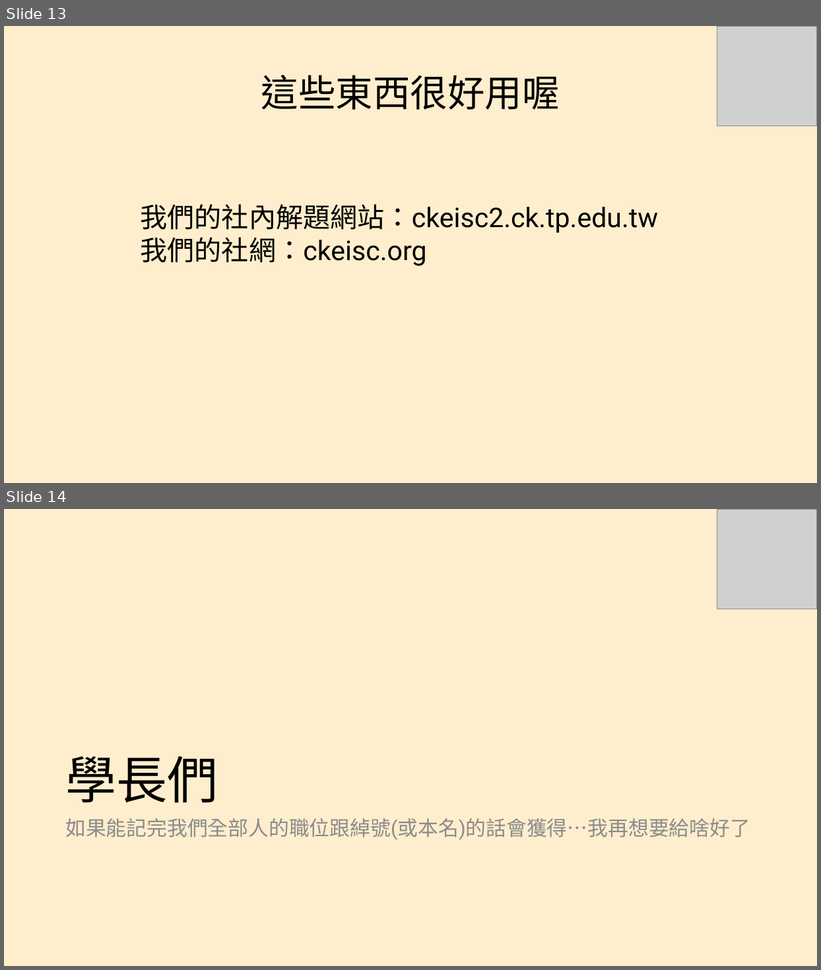
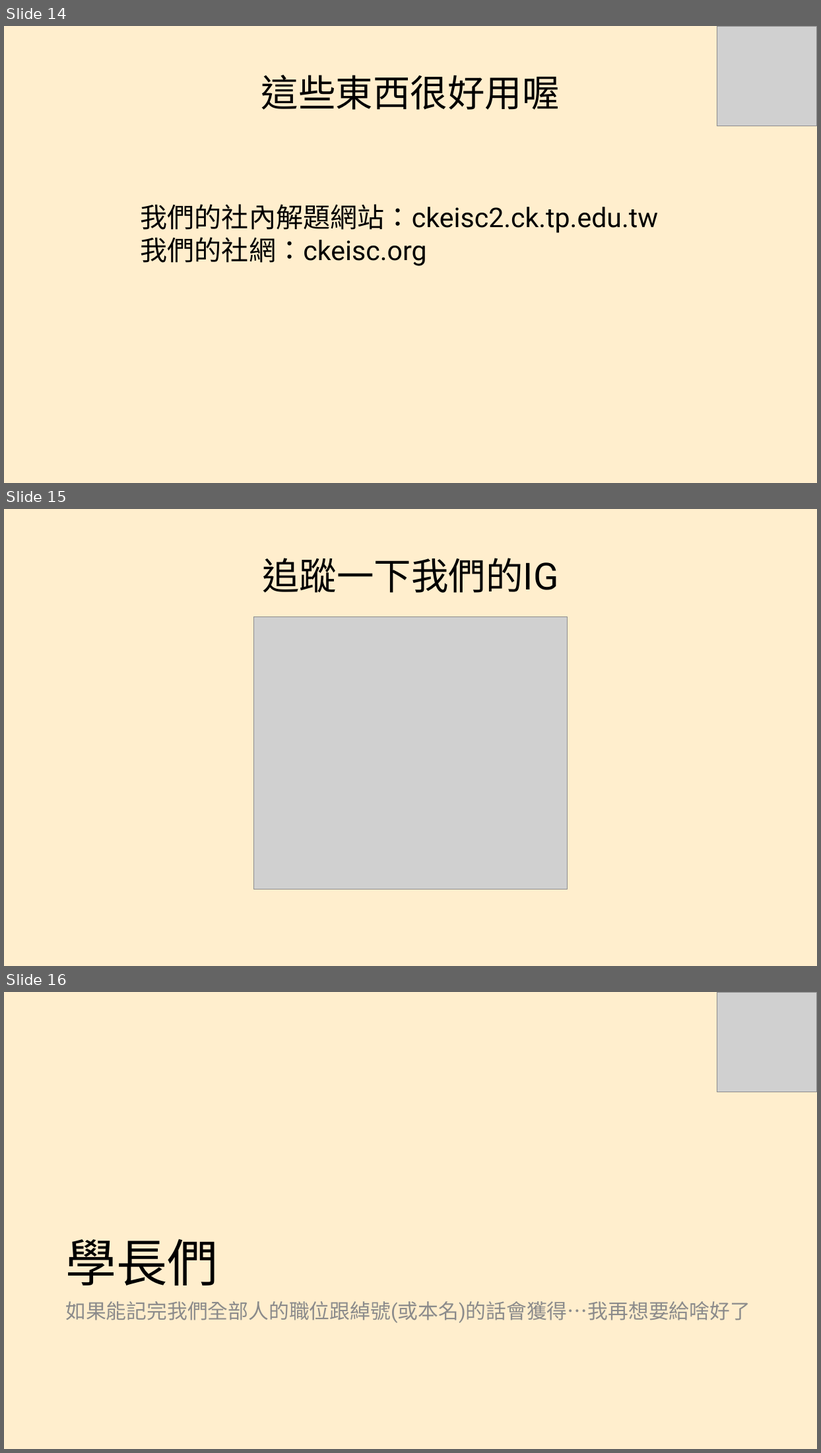
Before and after one commit to ckeisc40th/ckeisc40, a slide deck: document/CKEISC40th第一次大社課_電研介紹.pptx. Shown one above the other, each under a label of ours: slides 13 and 14 before the commit, slides 14, 15 and 16 after it. The pictures are 821x970 and 821x1453 pixels, drawn with LibreOffice and Linux fonts; fonts in the diff are those of the drawing; grey boxes stand for pictures. Boxes give left, top, right and bottom in pixels: in the first picture for what was removed or moved away, otherwise in the second. Text is boxed around its words. In the diff, an @@ line names an element or a change of style, - is before the commit and + after.

```diff
--- a/document/CKEISC40th第一次大社課_電研介紹.pptx
+++ b/document/CKEISC40th第一次大社課_電研介紹.pptx
@@ slide 15 added at bbox=[4, 509, 817, 966], background #FFEECD @@
@@ title added at bbox=[262, 558, 558, 593], 44 pt, text #000000 @@
+追蹤一下我們的IG
@@ picture added at bbox=[254, 617, 567, 890] @@
@@ what was slide 13 is now slide 14 @@
@@ what was slide 14 is now slide 16 @@
```
Also in this commit, not shown: 1 slide changed, 1 other slide added, 1 other file.
